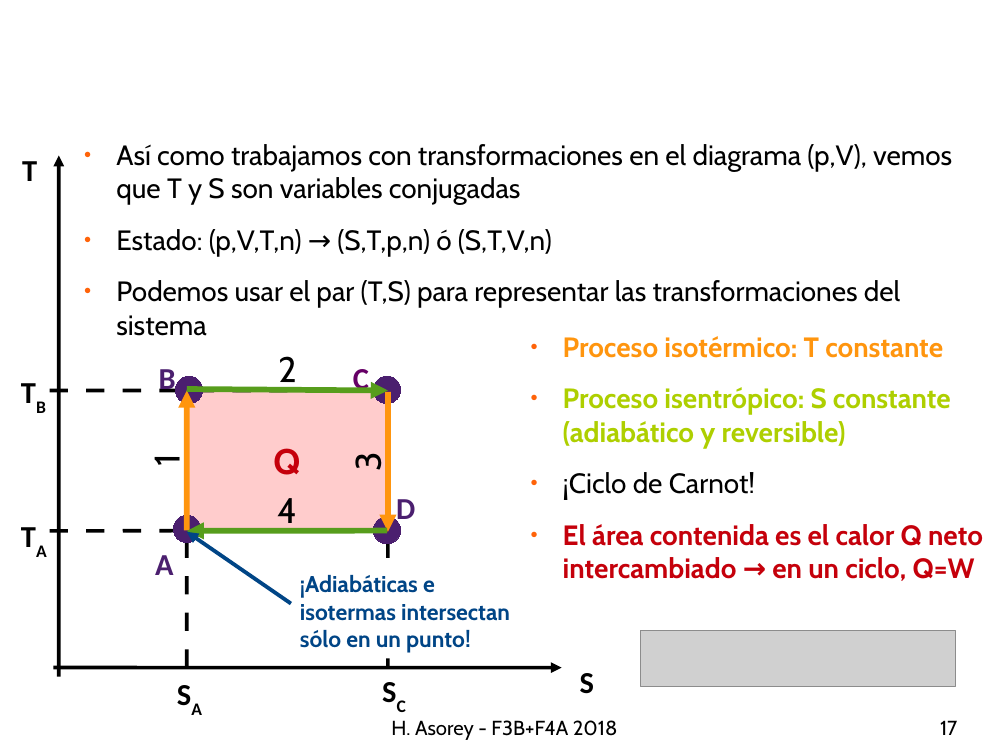
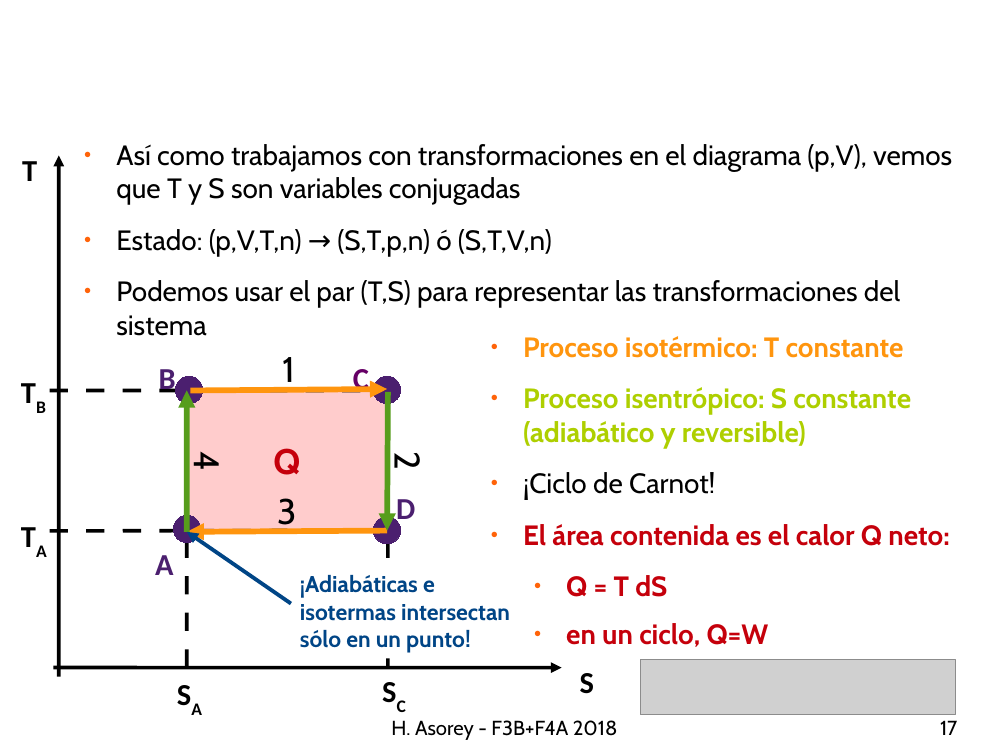
Before and after one commit to asoreyh/unrn-f3b, a slide deck: slide 17 of clases/u03/f3b-20180530-U03C04-Entropia2.odp. Drawn at 1008x756 pixels with LibreOffice and Linux fonts; fonts in the diff are those of the drawing; grey boxes stand for pictures; background and template pictures are left out. Boxes give left, top, right and bottom in pixels: in the first picture for what was removed or moved away, otherwise in the second. Text is boxed around its words. In the diff, an @@ line names an element or a change of style, - is before the commit and + after.

```diff
--- a/clases/u03/f3b-20180530-U03C04-Entropia2.odp
+++ b/clases/u03/f3b-20180530-U03C04-Entropia2.odp
@@ text "Proceso isotérmico: T constante" moved from (x1=563, y1=336, x2=983, y2=581) to (x1=523, y1=336, x2=949, y2=647) @@
@@ line "1" resized from (x1=187, y1=391, x2=187, y2=531) to (x1=190, y1=389, x2=387, y2=391) @@
@@ line "4" at (x1=187, y1=391, x2=187, y2=532): mirrored @@
@@ line "4" resized from (x1=187, y1=531, x2=387, y2=531) to (x1=187, y1=391, x2=187, y2=532) @@
@@ line "2" resized from (x1=187, y1=389, x2=388, y2=391) to (x1=387, y1=392, x2=388, y2=531) @@
@@ line "2" at (x1=387, y1=392, x2=388, y2=531): mirrored @@
@@ line "3" resized from (x1=388, y1=392, x2=388, y2=532) to (x1=187, y1=531, x2=387, y2=531) @@
@@ text at (x1=523, y1=524, x2=949, y2=647): text changed @@
-● El área contenida es el calor Q neto intercambiado → en un ciclo, Q=W
+● El área contenida es el calor Q neto:
+  ● Q = T dS
+  ● en un ciclo, Q=W
@@ picture moved from (x1=640, y1=630, x2=956, y2=686) to (x1=640, y1=659, x2=956, y2=715) @@
```
Also in this commit, not shown: 1 other slide changed, 7 other files.
